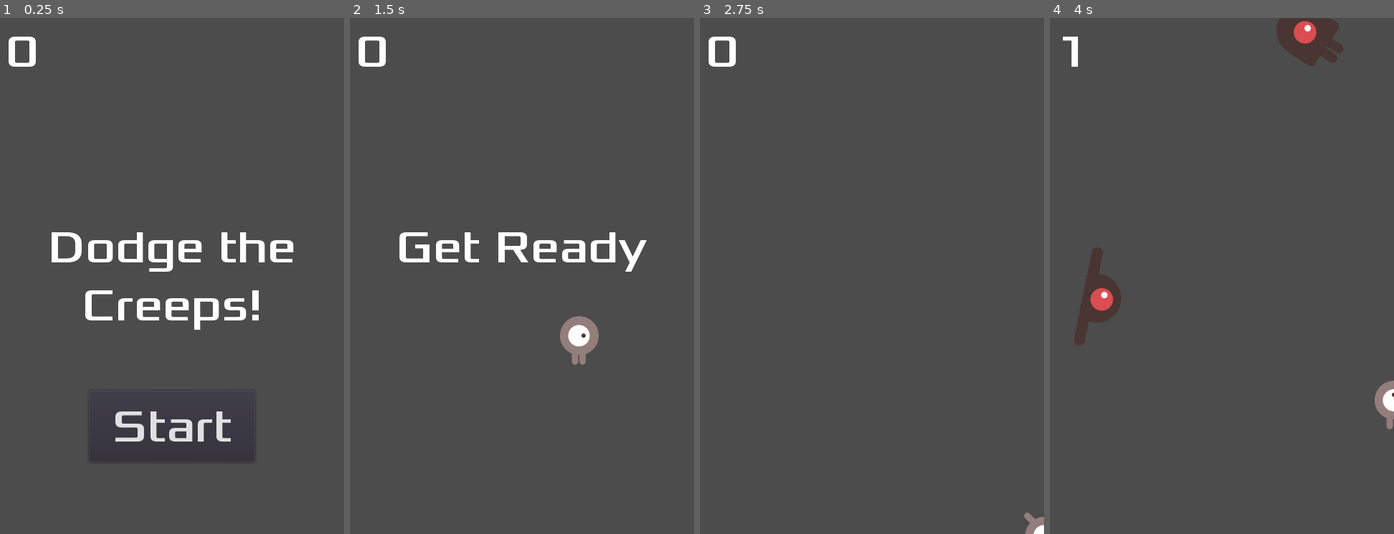
Above: before the commit, frames 1-4 (left to right).
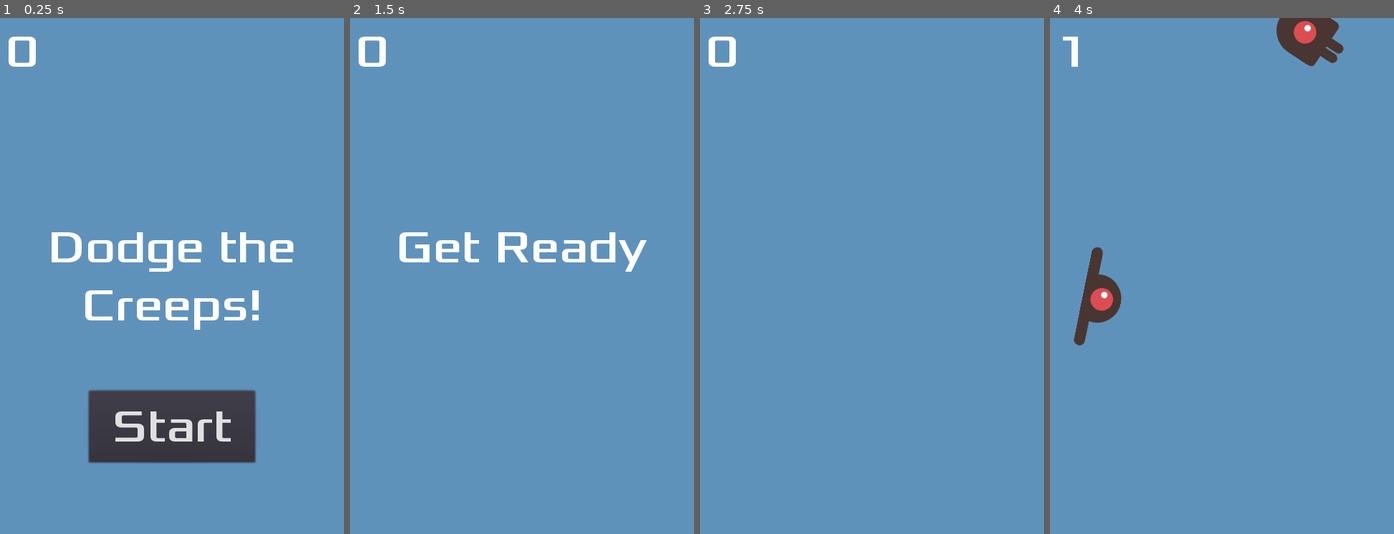
Above: after the commit, the same moments.

Repository: Alexcoti284/DodgeCreeps_AlexC
Game: Godot game, scene res://Escenas/Main.tscn
The game is run twice, just before and just after one commit, with the same random seed, the same clock (stepped at 60 frames per second) and the same inputs.
Inputs:
- Up to frame 1 (0.25 s): no input
- Up to frame 2 (1.5 s): click "Start" at 0.5 s; tap Enter at 1.25 s; hold Right (Move_right) from 1.28 s (still down)
- Up to frame 3 (2.75 s): release Right (Move_right) at 2.03 s; hold Down (Move_down) from 2.03 s (still down)
- Up to frame 4 (4 s): release Down (Move_down) at 2.78 s; hold Right (Move_right) 2.78-3.53 s; hold Up (Move_up) from 3.53 s (still down)

The runs differ from the first frame. In frame 1, 90% of the frame differs, in the area x 0-100%, y 0-100%; in frame 2, 98%; in frame 3, 100%; in frame 4, 97%.

Commit message:
Canviem el fons

Diff:
--- a/Escenas/Main.tscn
+++ b/Escenas/Main.tscn
@@ -36,6 +36,11 @@
 
 [node name="HUD" parent="." instance=ExtResource( 4 )]
 
+[node name="ColorRect" type="ColorRect" parent="."]
+margin_right = 480.0
+margin_bottom = 720.0
+color = Color( 0.376471, 0.576471, 0.737255, 1 )
+
 [connection signal="body_entered" from="Player" to="Player" method="_on_Player_body_entered"]
 [connection signal="hit" from="Player" to="." method="game_over"]
 [connection signal="timeout" from="MobTimer" to="." method="_on_MobTimer_timeout"]
